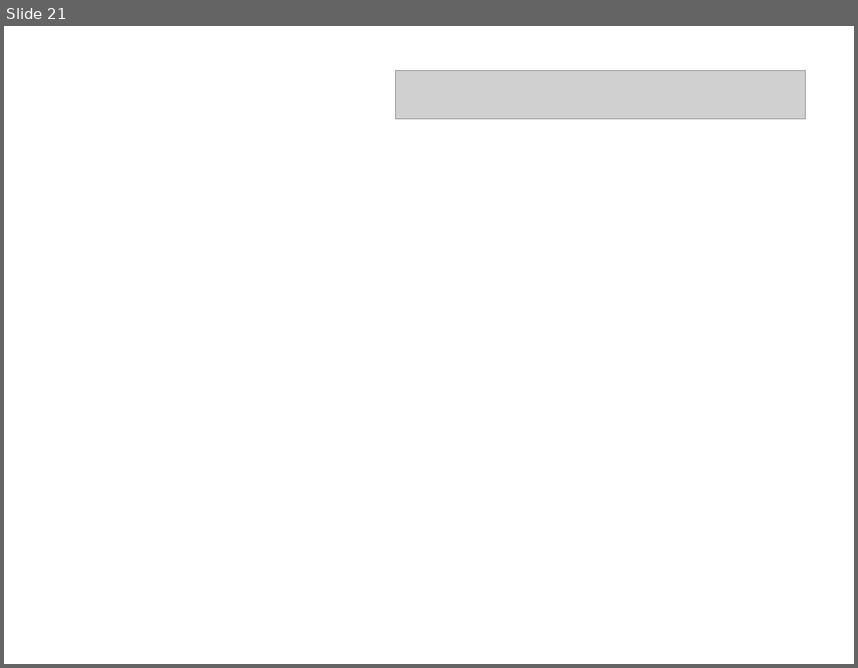
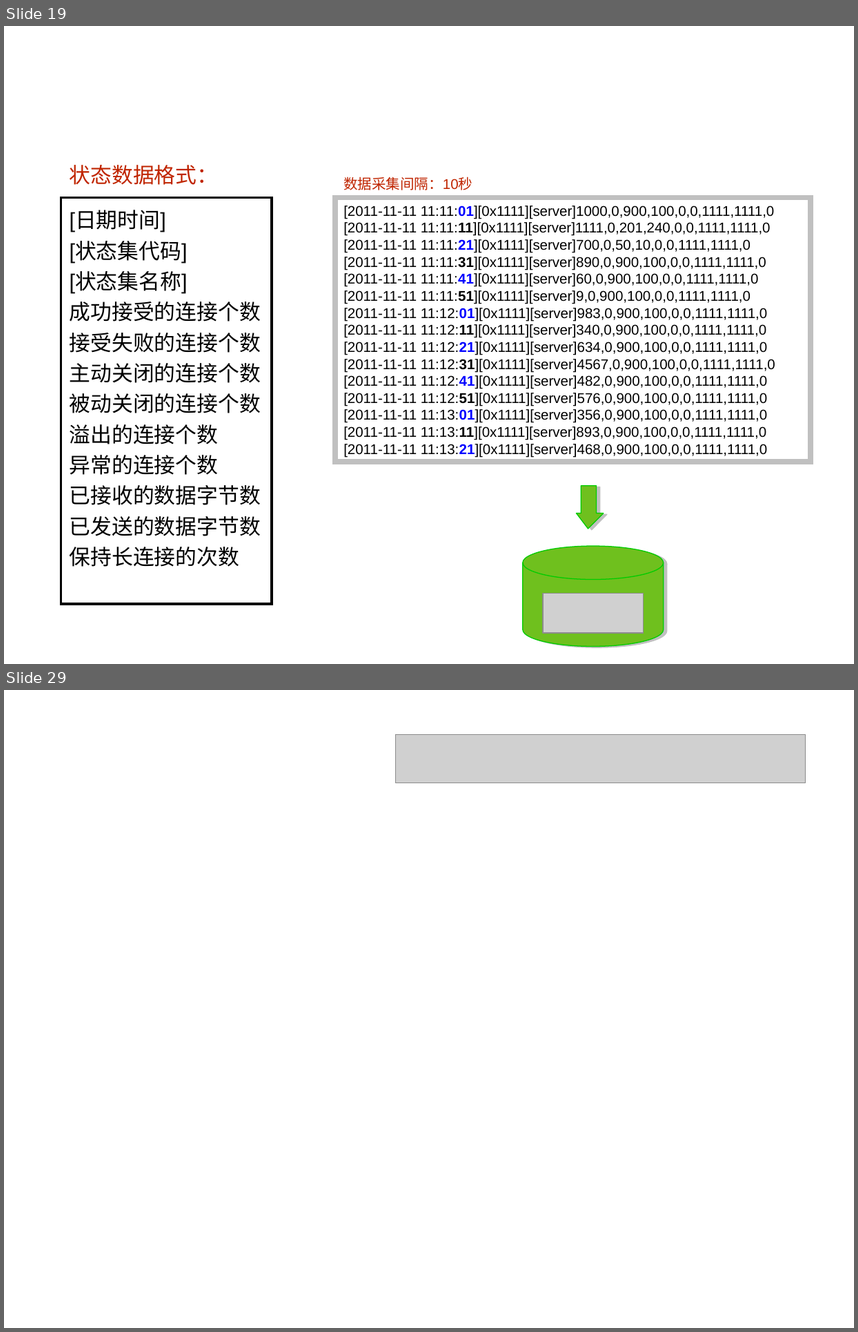
Before and after one commit to shtzr840329/mooon, a slide deck: distributed_platform/docs/mooon.ppt. Shown one above the other, each under a label of ours: slide 21 before the commit, slides 19 and 29 after it; the slides between them are not shown. The pictures are 858x668 and 858x1332 pixels, drawn with LibreOffice and Linux fonts; fonts in the diff are those of the drawing; grey boxes stand for pictures; background and template pictures are left out. Boxes give left, top, right and bottom in pixels: in the first picture for what was removed or moved away, otherwise in the second. Text is boxed around its words. In the diff, an @@ line names an element or a change of style, - is before the commit and + after.

```diff
--- a/distributed_platform/docs/mooon.ppt
+++ b/distributed_platform/docs/mooon.ppt
@@ slide 19 added at (x1=4, y1=26, x2=854, y2=664), background picture (left out) @@
@@ title added at (x1=47, y1=56, x2=811, y2=111), 28 pt, text #FFFFFF, bold @@
+公共组件 - Observer效果
@@ text added at (x1=70, y1=165, x2=219, y2=185), 18 pt, text #C02500 @@
+状态数据格式：
@@ text added at (x1=343, y1=176, x2=473, y2=190), 12 pt, text #C02500 @@
+数据采集间隔：10秒
@@ rectangle added at (x1=61, y1=198, x2=272, y2=604), outline #000000 2.24 pt, 18 pt, text #000000 @@
+[日期时间]
+[状态集代码]
+[状态集名称]
+成功接受的连接个数
+接受失败的连接个数
+主动关闭的连接个数
+被动关闭的连接个数
+溢出的连接个数
+异常的连接个数
+已接收的数据字节数
+已发送的数据字节数
+保持长连接的次数
@@ rectangle added at (x1=335, y1=198, x2=811, y2=461), outline #C0C0C0 4.51 pt, 12 pt, text #000000 @@
+[2011-11-11 11:11:01][0x1111][server]1000,0,900,100,0,0,1111,1111,0
+[2011-11-11 11:11:11][0x1111][server]1111,0,201,240,0,0,1111,1111,0
+[2011-11-11 11:11:21][0x1111][server]700,0,50,10,0,0,1111,1111,0
+[2011-11-11 11:11:31][0x1111][server]890,0,900,100,0,0,1111,1111,0
+[2011-11-11 11:11:41][0x1111][server]60,0,900,100,0,0,1111,1111,0
+[2011-11-11 11:11:51][0x1111][server]9,0,900,100,0,0,1111,1111,0
+[2011-11-11 11:12:01][0x1111][server]983,0,900,100,0,0,1111,1111,0
+[2011-11-11 11:12:11][0x1111][server]340,0,900,100,0,0,1111,1111,0
+[2011-11-11 11:12:21][0x1111][server]634,0,900,100,0,0,1111,1111,0
+[2011-11-11 11:12:31][0x1111][server]4567,0,900,100,0,0,1111,1111,0
+[2011-11-11 11:12:41][0x1111][server]482,0,900,100,0,0,1111,1111,0
+[2011-11-11 11:12:51][0x1111][server]576,0,900,100,0,0,1111,1111,0
+[2011-11-11 11:13:01][0x1111][server]356,0,900,100,0,0,1111,1111,0
+[2011-11-11 11:13:11][0x1111][server]893,0,900,100,0,0,1111,1111,0
+[2011-11-11 11:13:21][0x1111][server]468,0,900,100,0,0,1111,1111,0
@@ freeform shape added at (x1=576, y1=485, x2=604, y2=528), fill #6FC01E, outline #00CC00 0.74 pt @@
@@ cylinder added at (x1=523, y1=546, x2=663, y2=646), fill #6FC01E, outline #00CC00 0.74 pt @@
@@ picture added at (x1=543, y1=593, x2=643, y2=633) @@
@@ what was slide 21 is now slide 29 @@
```
Also in this commit, not shown: 9 slides changed, 9 other slides added, 2 slides removed, 1 other file.
